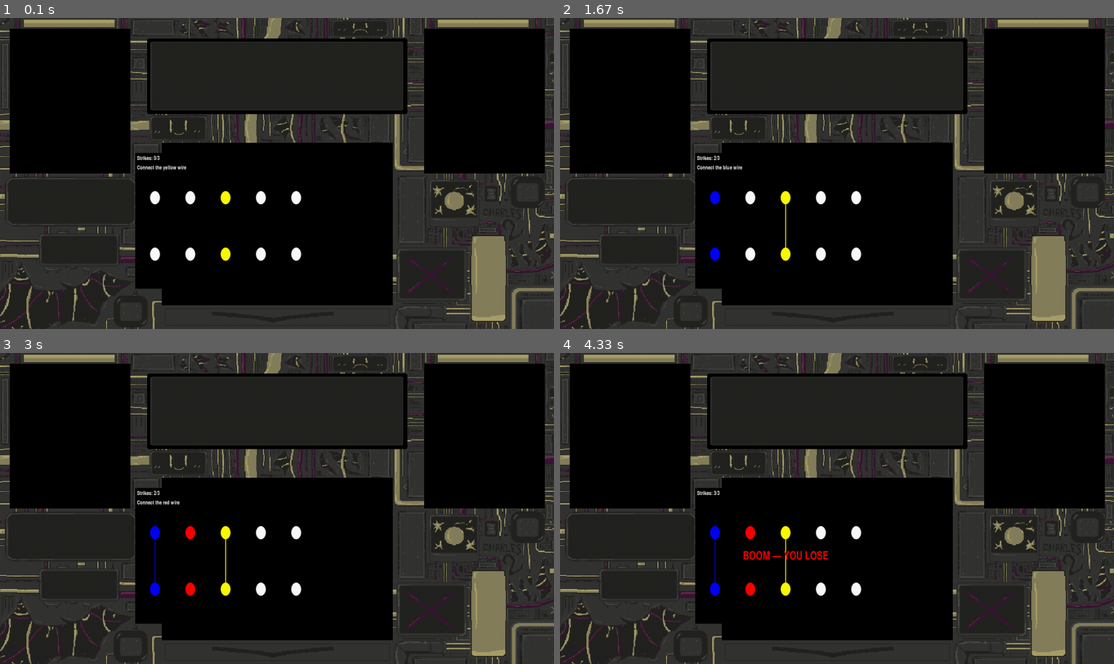
Above: before the commit, frames 1-4 (two rows, left to right).
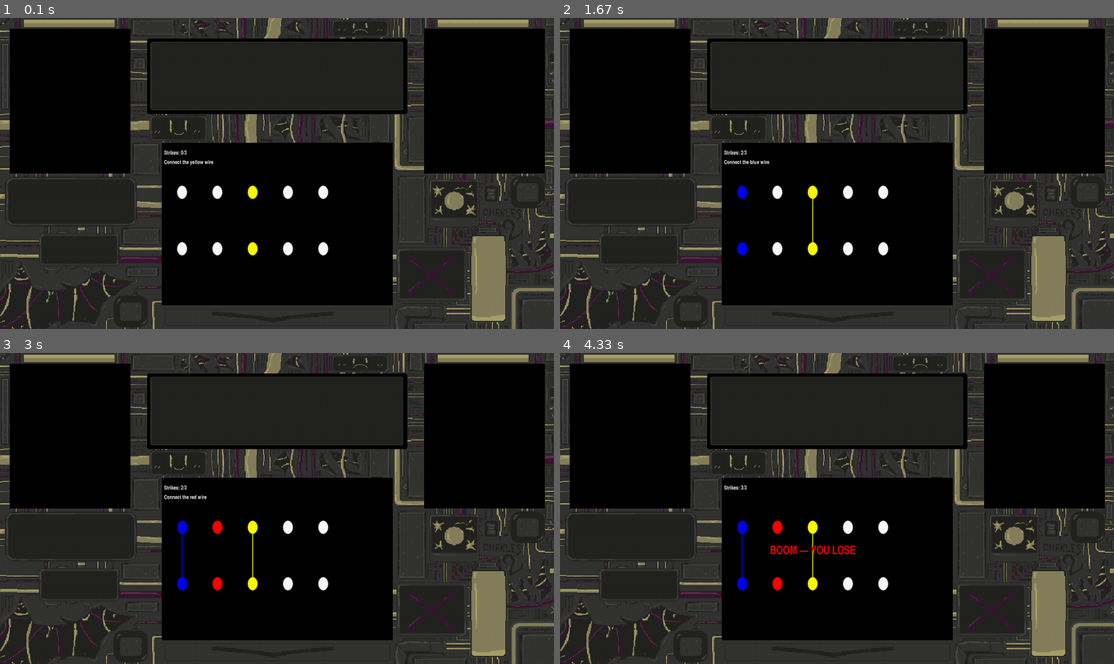
Above: after the commit, the same moments.

Repository: charles-kahlenberg/Bomb-defusal
Game: pygame game, started from Wires GUI.py
The game is run twice, just before and just after one commit, with the same random seed, the same clock (stepped at 60 frames per second) and the same inputs.
Inputs:
- Up to frame 1 (0.1 s): no input
- Up to frame 2 (1.67 s): tap 1 at 0.33 s; tap 5 at 0.67 s; tap 3 at 1.5 s
- Up to frame 3 (3 s): tap 1 at 1.83 s
- Up to frame 4 (4.33 s): tap 5 at 3.67 s

The runs differ from the first frame. In frame 1, 3.4% of the frame differs, in the area x 24-60%, y 42-87%; in frame 2, 3.5%; in frame 3, 3.5%; in frame 4, 3.9%.

Commit message:
Update Wires GUI.py

Diff:
--- a/Wires GUI.py
+++ b/Wires GUI.py
@@ -29,8 +29,8 @@
 from pygame.sprite import *
 import sys
 
-MINIGAME_WINDOW_X = 250
-MINIGAME_WINDOW_Y = 250
+MINIGAME_WINDOW_X = 300
+MINIGAME_WINDOW_Y = 240
 MINIGAME_WINDOW_W = 334
 MINIGAME_WINDOW_H = 251
 
